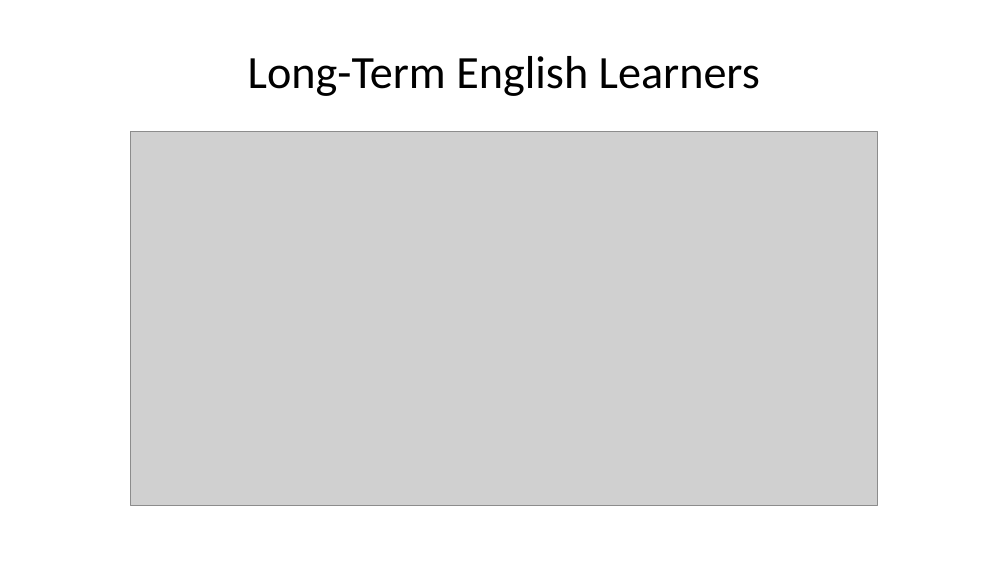
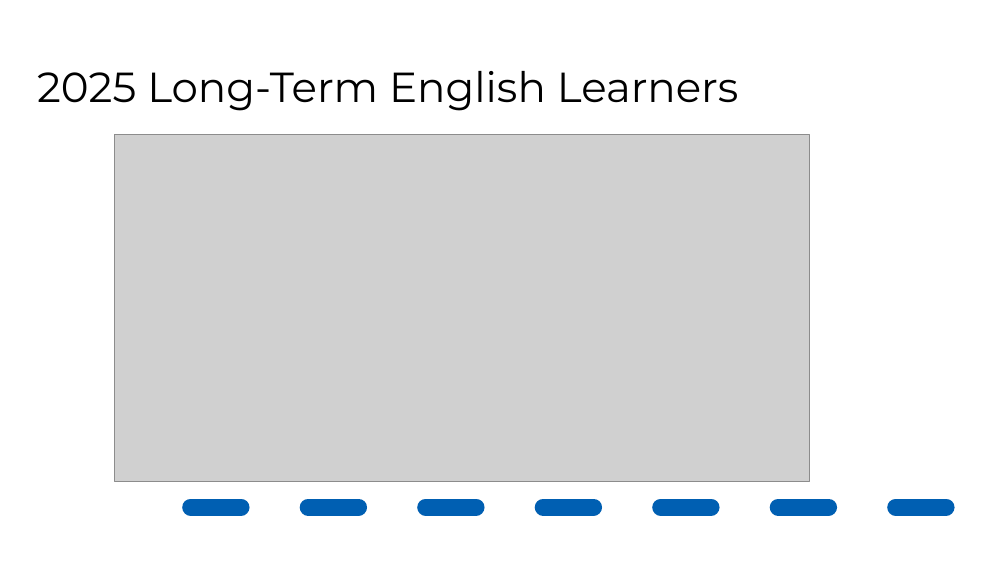
Before and after one commit to jknapp06/CADashboard, a slide deck: slide 22 of output/dashboard_summary.pptx (slide 21 before the commit). Drawn at 1008x567 pixels with LibreOffice and Linux fonts; fonts in the diff are those of the drawing; grey boxes stand for pictures; background and template pictures are left out. Boxes give left, top, right and bottom in pixels: in the first picture for what was removed or moved away, otherwise in the second. Text is boxed around its words. In the diff, an @@ line names an element or a change of style, - is before the commit and + after.

```diff
--- a/output/dashboard_summary.pptx
+++ b/output/dashboard_summary.pptx
@@ title "2025 Long-Term English Learners" at (x1=37, y1=71, x2=738, y2=111): vertical alignment middle to bottom @@
@@ title at (x1=37, y1=71, x2=738, y2=111): text changed; size 33 to 30 pt; font Calibri to Montserrat @@
-Long-Term English Learners
+2025 Long-Term English Learners
@@ picture resized from (x1=130, y1=132, x2=878, y2=506) to (x1=115, y1=134, x2=809, y2=481) @@
@@ line added from (191, 507) to (1008, 507), #005FB2 12 pt dashed @@
```
Also in this commit, not shown: 20 other slides changed, 3 slides added, 3 slides removed, 26 other files.
